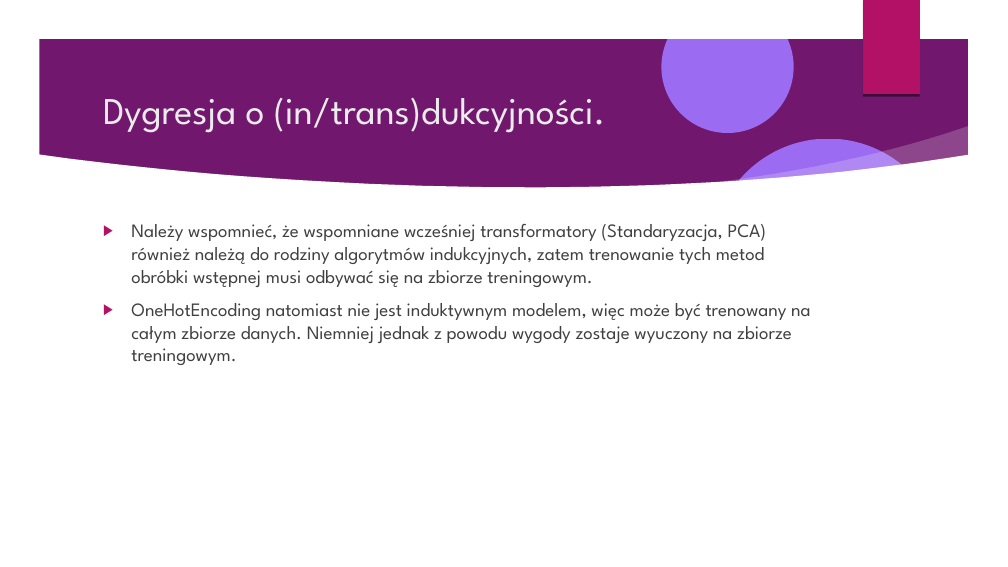
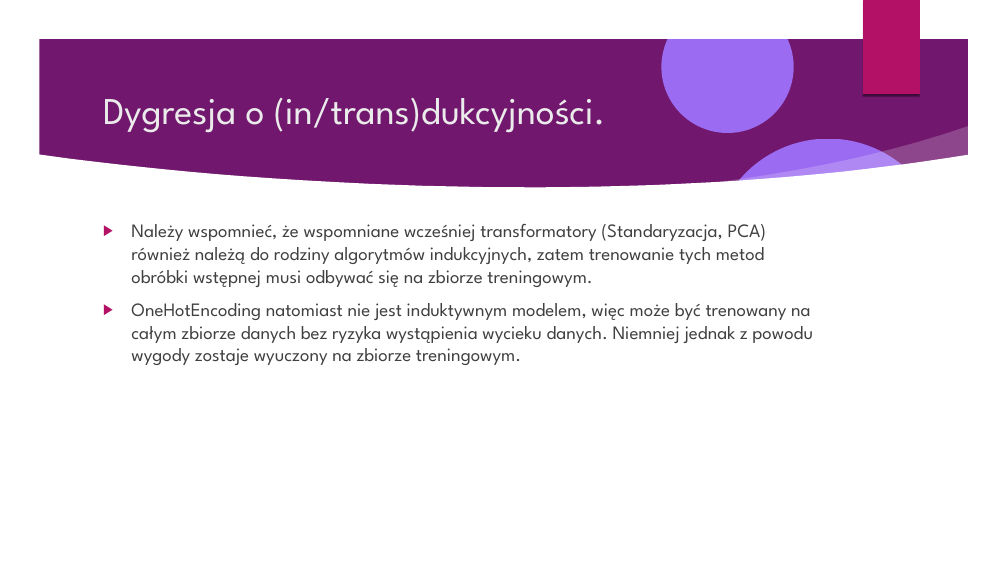
Before and after one commit to Pawel-Tomasz-Nowak/Scientific-collaboration, a slide deck: slide 79 of EmissionAnalysis/Prezentacja projektu.odp. Drawn at 1008x567 pixels with LibreOffice and Linux fonts; fonts in the diff are those of the drawing; background and template pictures are left out. Boxes give left, top, right and bottom in pixels: in the first picture for what was removed or moved away, otherwise in the second. Text is boxed around its words. In the diff, an @@ line names an element or a change of style, - is before the commit and + after.

```diff
--- a/EmissionAnalysis/Prezentacja projektu.odp
+++ b/EmissionAnalysis/Prezentacja projektu.odp
@@ text at (131,303,813,365): text changed @@
-▶ OneHotEncoding natomiast nie jest induktywnym modelem, więc może być trenowany na całym zbiorze danych. Niemniej jednak z powodu wygody zostaje wyuczony na zbiorze treningowym.
+▶ OneHotEncoding natomiast nie jest induktywnym modelem, więc może być trenowany na całym zbiorze danych bez ryzyka wystąpienia wycieku danych. Niemniej jednak z powodu wygody zostaje wyuczony na zbiorze treningowym.
```
Also in this commit, not shown: 2 other slides changed, 2 other files.
